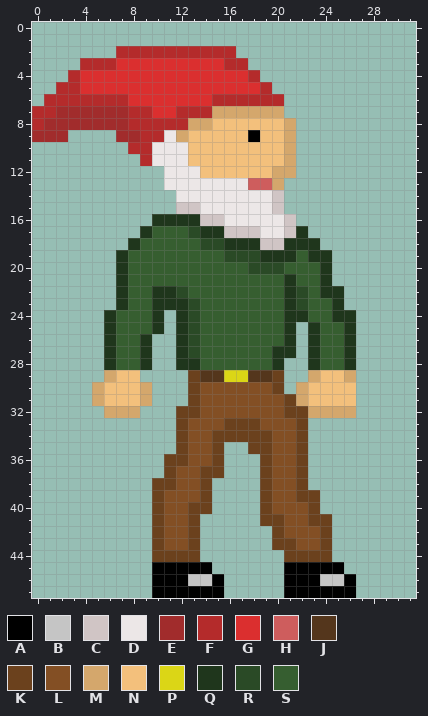
A pixel-art sprite gets an edit: images/gnome.png. That is the earlier state.
The file is 32x48 pixels.
Palette (. is transparent): A #000000  B #c5c5c5  C #d0c5c5  D #ece7e7  E #a12c2c  F #b42b2b  G #db2f2f  H #ce5d5d  J #54361c  K #6b411d  L #834f24  M #d4a76c  N #f3c07c  P #dbd616  Q #1f361c  R #2a4a26  S #365e30
The same view after the edit:
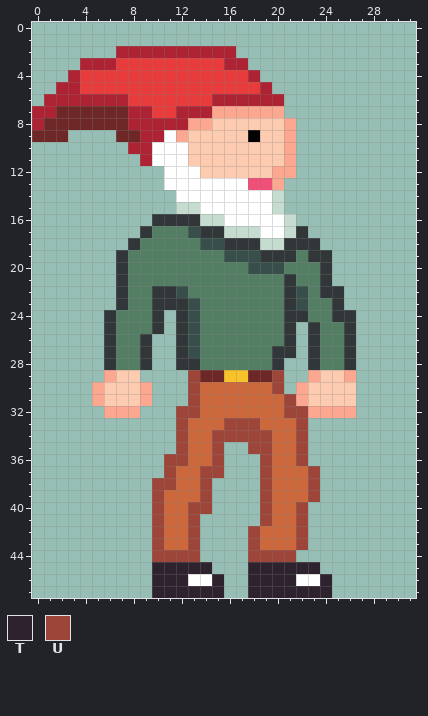
Colours new in this view: T #2e222f  U #9e4539
Author's note on the commit: Changed the gnome.png image to a more appropriate one.
Diff:
@@ palette @@
-C #d0c5c5
+C #c7dcd0
-D #ece7e7
+D #ffffff
-E #a12c2c
+E #6e2727
-F #b42b2b
+F #ae2334
-G #db2f2f
+G #e83b3b
-H #ce5d5d
+H #f04f78
-L #834f24
+L #cd683d
-M #d4a76c
+M #fca790
-N #f3c07c
+N #fdcbb0
-P #dbd616
+P #f9c22b
-Q #1f361c
+Q #313638
-R #2a4a26
+R #374e4a
-S #365e30
+S #547e64
@@ x 8..28 @@
 28 SQ..QQSSSSSSQ..QSSQ..
-29 N....KJJPPJJK..MNNM..
-30 NM...KLLLLLLK.MNNNN..
-31 NM...KLLLLLLLKMNNNN..
-32 M...KKLLLLLLLKKMMMM..
-33 ....KLLLKKKLLLK......
-34 ....KLLKKKKKLLK......
-35 ....KLLK..KKLLK......
-36 ...KKLLK...KLLK......
-37 ...KLLKK...KLLK......
-38 ..KKLLK....KLLK......
-39 ..KLLLK....KLLKK.....
-40 ..KLLKK....KLLLK.....
-41 ..KLLK.....KKLLKK....
-42 ..KLLK......KLLLK....
-43 ..KLLK......KKLLK....
-44 ..KKKK.......KKKK....
-45 ..AAAAA......AAAAA...
-46 ..AAABBA.....AAABBA..
-47 ..AAAAAA.....AAAAAA..
+29 N....UEEPPEEU..MNNM..
+30 NM...ULLLLLLU.MNNNN..
+31 NM...ULLLLLLLUMNNNN..
+32 M...UULLLLLLLUUMMMM..
+33 ....ULLLUUULLLU......
+34 ....ULLUUUUULLU......
+35 ....ULLU..UULLU......
+36 ...UULLU...ULLU......
+37 ...ULLUU...ULLLU.....
+38 ..UULLU....ULLLU.....
+39 ..ULLLU....ULLLU.....
+40 ..ULLUU....ULLU......
+41 ..ULLU.....ULLU......
+42 ..ULLU....ULLLU......
+43 ..ULLU....ULLLU......
+44 ..UUUU....UUUU.......
+45 ..TTTTT...TTTTTT.....
+46 ..TTTDDT..TTTTDDT....
+47 ..TTTTTT..TTTTTTT....
Boxes around the changes in both pictures, in picture pixels (x1, y1, x2, y2):
changed: (32, 46, 356, 598)
